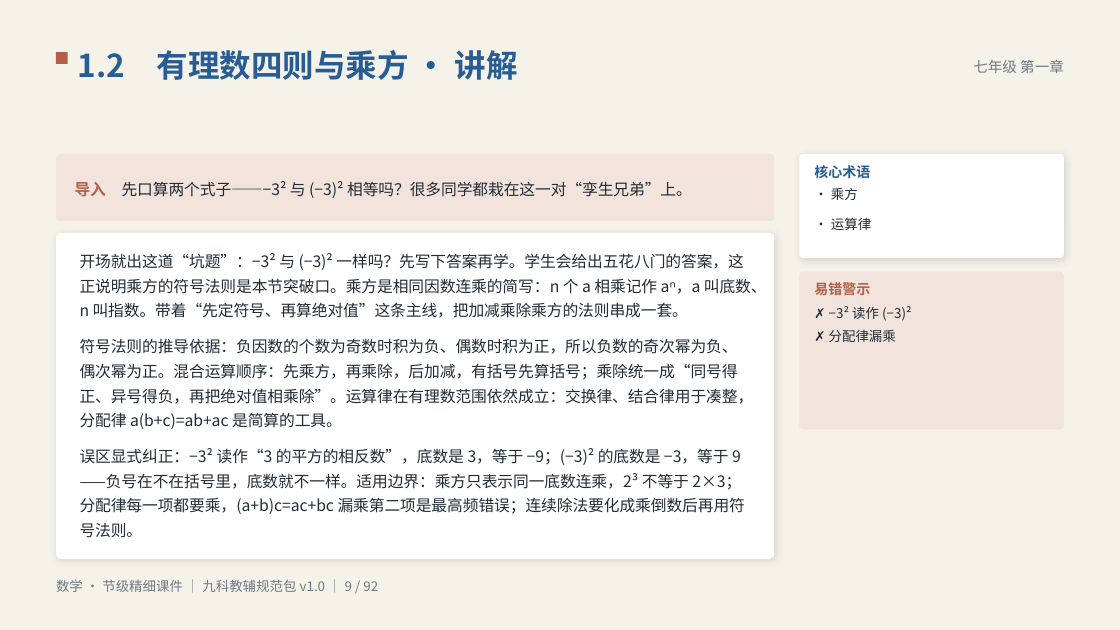
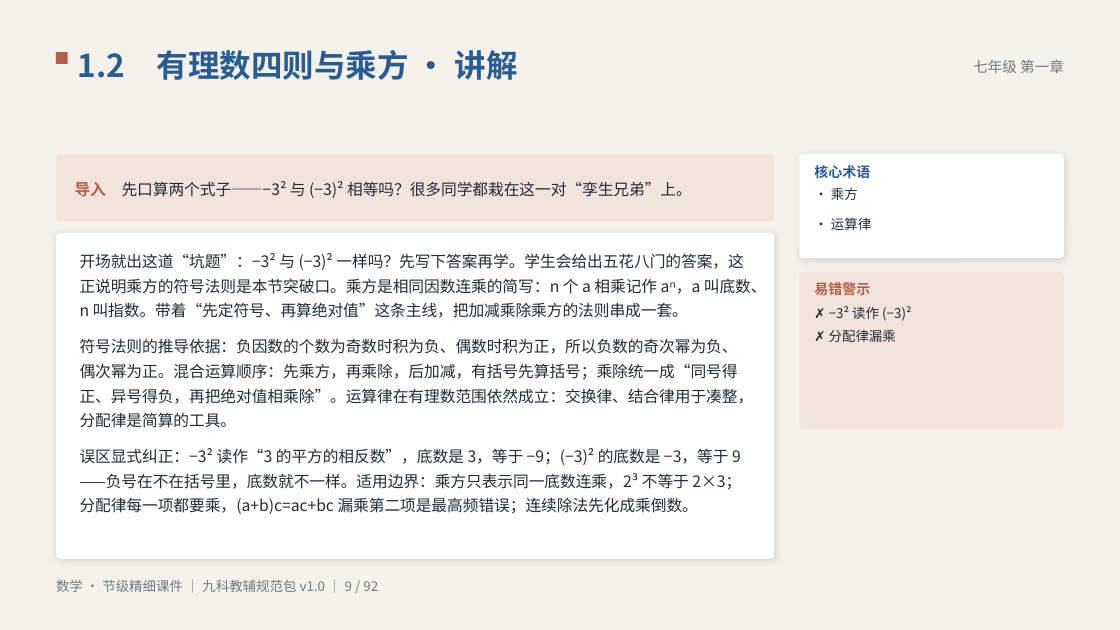
Before and after one commit to vimalinx/jiajiao-courseware, a slide deck: slide 9 of pptx/数学·节级精细讲解课件.pptx. Drawn at 1120x630 pixels with LibreOffice and Linux fonts; fonts in the diff are those of the drawing. Boxes give left, top, right and bottom in pixels: in the first picture for what was removed or moved away, otherwise in the second. Text is boxed around its words. In the diff, an @@ line names an element or a change of style, - is before the commit and + after.

```diff
--- a/pptx/数学·节级精细讲解课件.pptx
+++ b/pptx/数学·节级精细讲解课件.pptx
@@ text at [80, 338, 754, 514]: text changed @@
-符号法则的推导依据：负因数的个数为奇数时积为负、偶数时积为正，所以负数的奇次幂为负、偶次幂为正。混合运算顺序：先乘方，再乘除，后加减，有括号先算括号；乘除统一成“同号得正、异号得负，再把绝对值相乘除”。运算律在有理数范围依然成立：交换律、结合律用于凑整，分配律 a(b+c)=ab+ac 是简算的工具。
-误区显式纠正：−3² 读作“3 的平方的相反数”，底数是 3，等于 −9；(−3)² 的底数是 −3，等于 9——负号在不在括号里，底数就不一样。适用边界：乘方只表示同一底数连乘，2³ 不等于 2×3；分配律每一项都要乘，(a+b)c=ac+bc 漏乘第二项是最高频错误；连续除法要化成乘倒数后再用符号法则。
+符号法则的推导依据：负因数的个数为奇数时积为负、偶数时积为正，所以负数的奇次幂为负、偶次幂为正。混合运算顺序：先乘方，再乘除，后加减，有括号先算括号；乘除统一成“同号得正、异号得负，再把绝对值相乘除”。运算律在有理数范围依然成立：交换律、结合律用于凑整，分配律是简算的工具。
+误区显式纠正：−3² 读作“3 的平方的相反数”，底数是 3，等于 −9；(−3)² 的底数是 −3，等于 9——负号在不在括号里，底数就不一样。适用边界：乘方只表示同一底数连乘，2³ 不等于 2×3；分配律每一项都要乘，(a+b)c=ac+bc 漏乘第二项是最高频错误；连续除法先化成乘倒数。
```
Also in this commit, not shown: 7 other slides changed, 30 other files.
